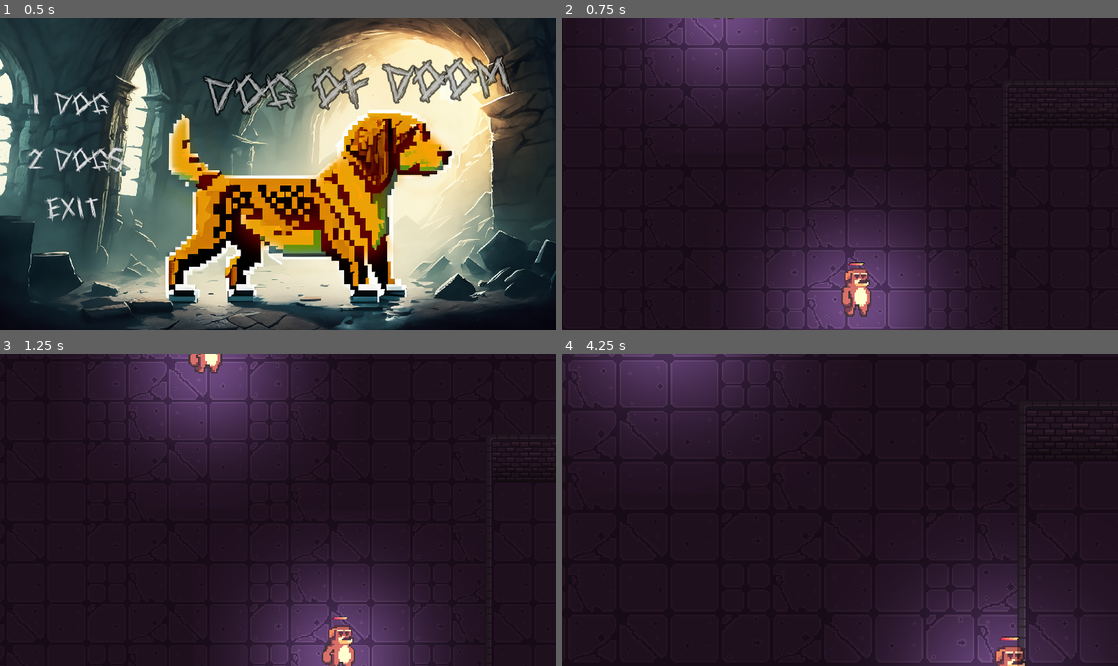
Above: before the commit, frames 1-4 (two rows, left to right).
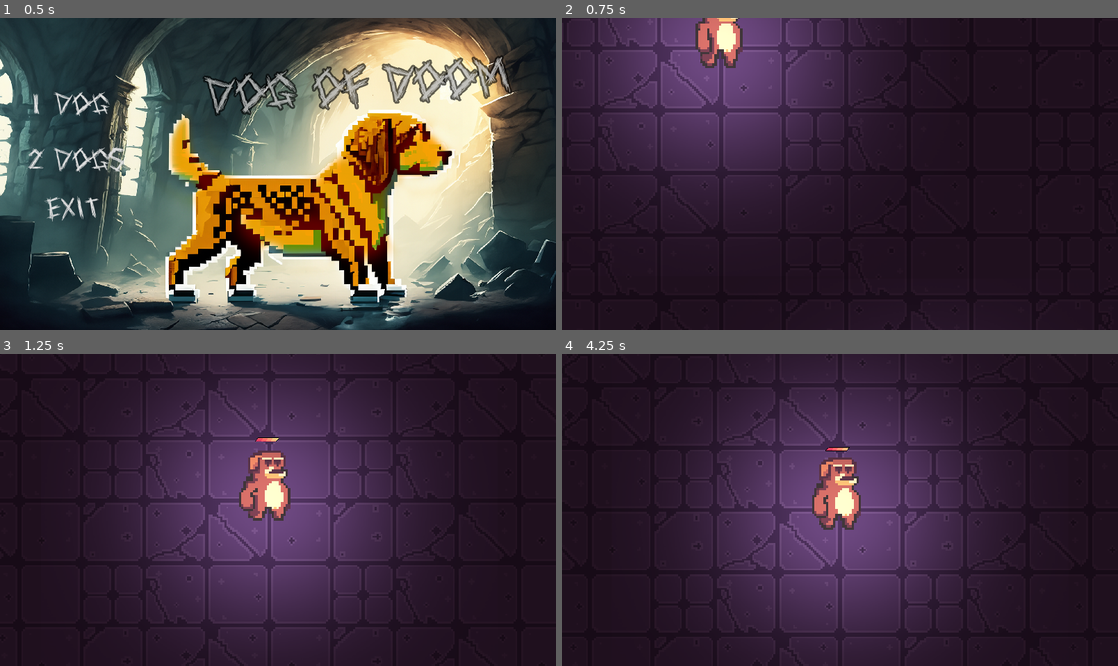
Above: after the commit, the same moments.

Repository: AugustanaCSC380January2024/final-game-don
Game: Godot game, scene res://scenes/menu.tscn
Same seed, same stepped clock (60 frames per second), same inputs: the game is played once before the commit and once after it.
Inputs:
- Up to frame 1 (0.5 s): no input
- Up to frame 2 (0.75 s): click "1 DOG" at 0.5 s
- Up to frame 3 (1.25 s): no input
- Up to frame 4 (4.25 s): hold D (right) 1.28-2.03 s; tap P (attack) every 0.75 s from 1.35 to 3.6 s; tap Space (jump) at 1.52, 2.27, 3.77 s; hold S (down) 2.03-2.78 s; hold D (right) 2.78-3.53 s; hold W (up) from 3.53 s (still down)

Frame 1 is identical in both runs. In frame 2, 30% of the frame differs, in the area x 0-99%, y 0-100%; in frame 3, 35%; in frame 4, 42%.

Commit message:
The multiplayer menu options allow you to select between one or two dogs

Diff:
--- a/scenes/player2.gd
+++ b/scenes/player2.gd
@@ -76,6 +76,14 @@
 		health -= amount
 		healthChanged.emit()
 
+func get_global_pos():
+	return global_position
+
+func get_health():
+	return health
+
+
+
 #notes, timer works but it seems like there is not enough time for the animation to play
 func _on_timer_timeout():
 	on_floor = true
--- a/scripts/map1.gd
+++ b/scripts/map1.gd
@@ -15,7 +15,7 @@
 const zoommax = 3.0
 
 func _ready():
-	#multiplayermode = save_file.multiplayer
+	#multiplayermode = save_file.multiplayermode
 	save_file = Global.get_global_data()
 	var gameExists = save_file.gameExists
 	if(gameExists):
@@ -65,6 +65,7 @@
 	save_file["player_health"] = player.health
 	save_file["mapNum"] = mapNum
 	save_file["gameExists"] = true
+	save_file["multiplayermode"] = multiplayermode
 	Global.save_data()
 	print(save_file)
 
@@ -74,4 +75,5 @@
 	player.global_position.x = save_file.player_one_posX
 	player.global_position.y = save_file.player_one_posY
 	player.health = save_file.player_health
+	multiplayermode = save_file.multiplayermode
 	mapNum = save_file.mapNum
--- a/scripts/menu.gd
+++ b/scripts/menu.gd
@@ -26,13 +26,13 @@
 		get_tree().change_scene_to_packed(map2)
 
 func _on_player_pressed():
-	#save_file.multiplayer = false
+	save_file.multiplayermode = false
 	loadGame(1)
 
 
 
 func _on_player_2_pressed():
-	save_file.multiplayer = true
+	save_file.multiplayermode = true
 	loadGame(2)
 
 
